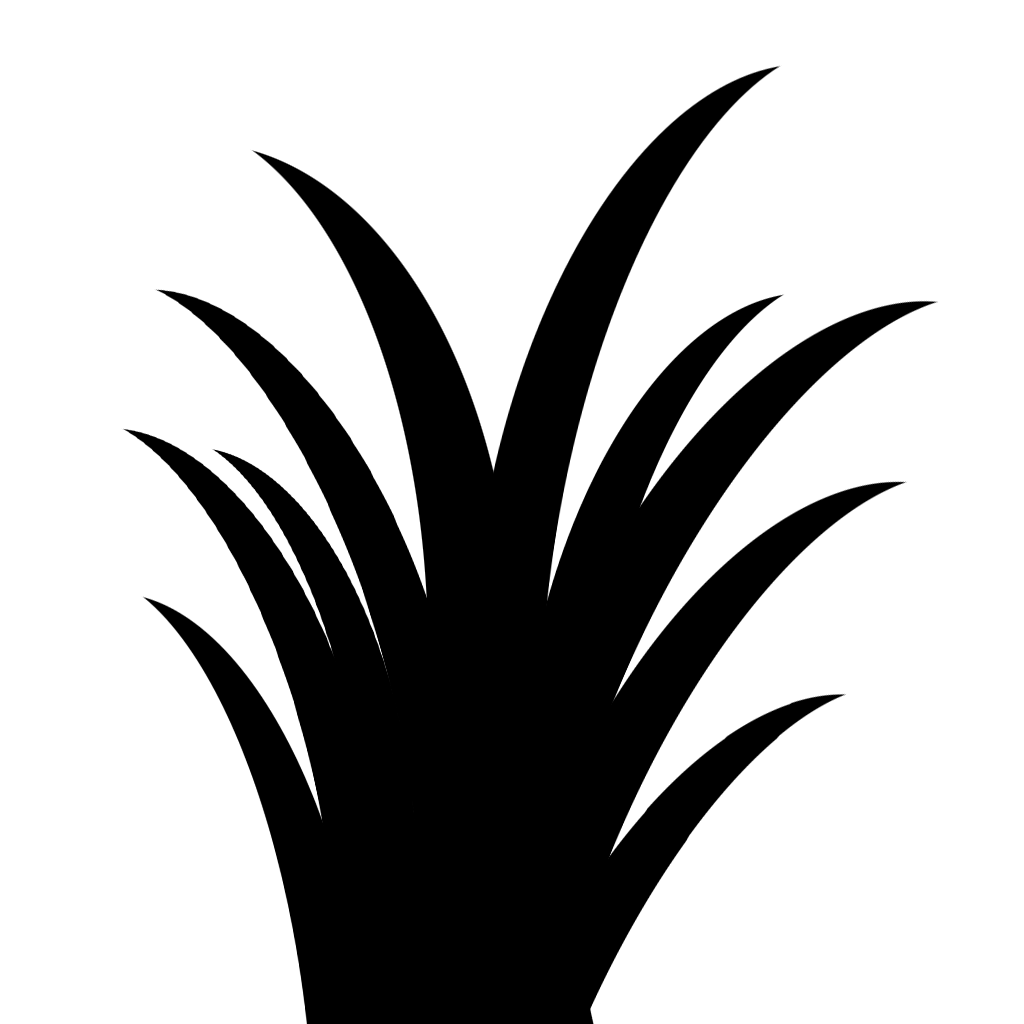
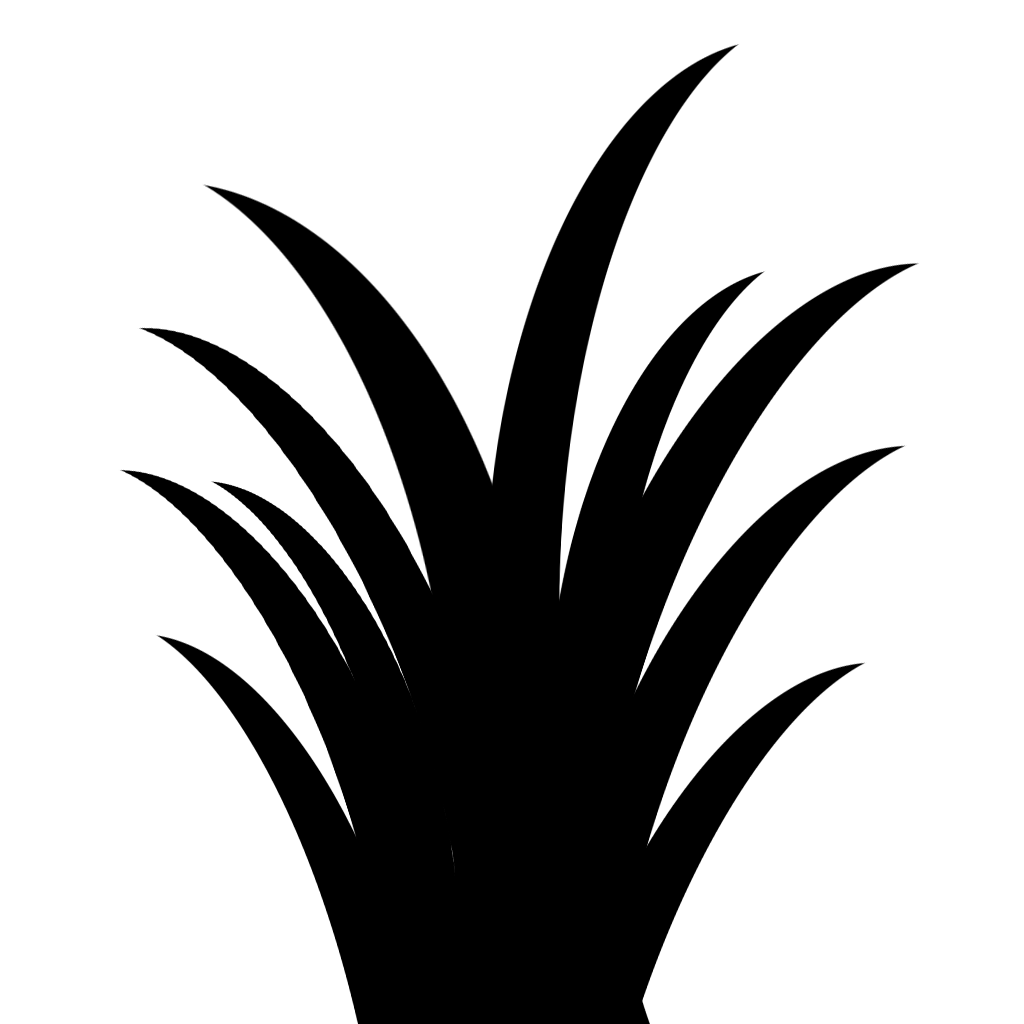
Revision of a layered w=1024, h=1024 image; what changed, layer by layer:
painted on "Layer 1 copy 9" over [389,639,455,876]
painted on "Layer 1 copy 8" over [119,428,433,1024]
painted on "Layer 1 copy 10" over [210,448,455,1024]
painted on "Layer 1 copy" over [137,289,510,1024]
painted on "Layer 1 copy 3" over [515,270,785,1024]
painted on "Layer 1 copy 7" over [141,596,417,1024]
painted on "Layer 1 copy 6" over [590,662,867,1024]
painted on "Layer 1 copy 5" over [490,445,908,1024]
painted on "Layer 1 copy 4" over [489,262,938,1024]
painted on "Layer 1 copy 2" over [469,43,782,991]
painted on "Layer 1" over [202,149,551,1024]